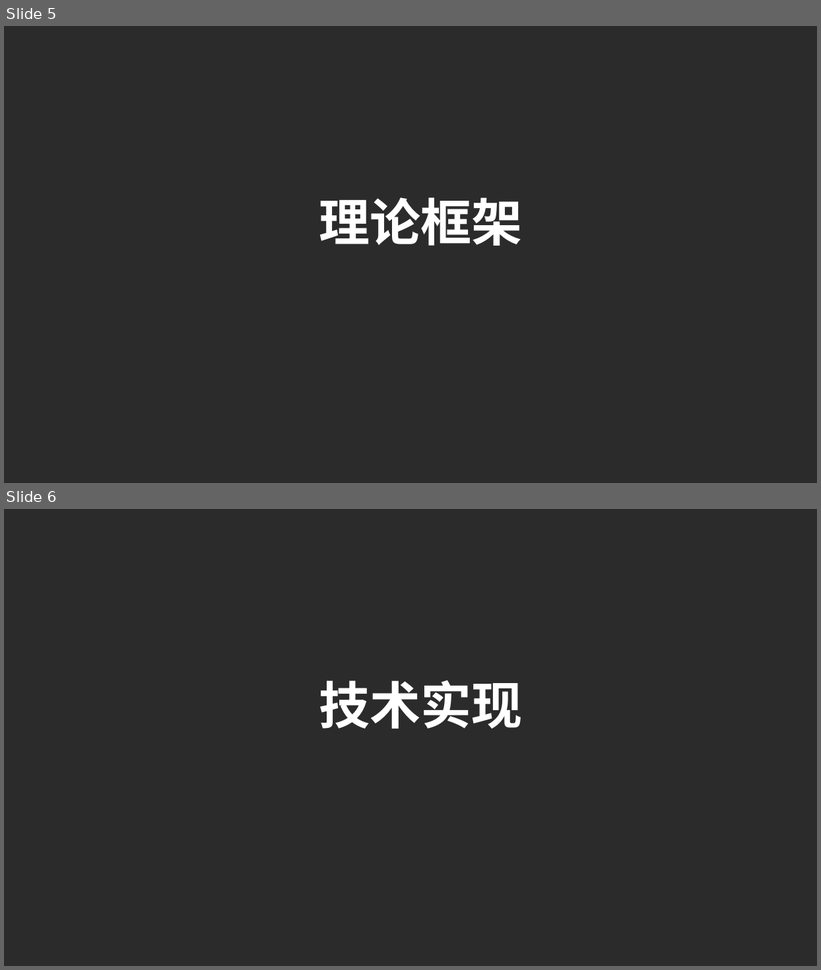
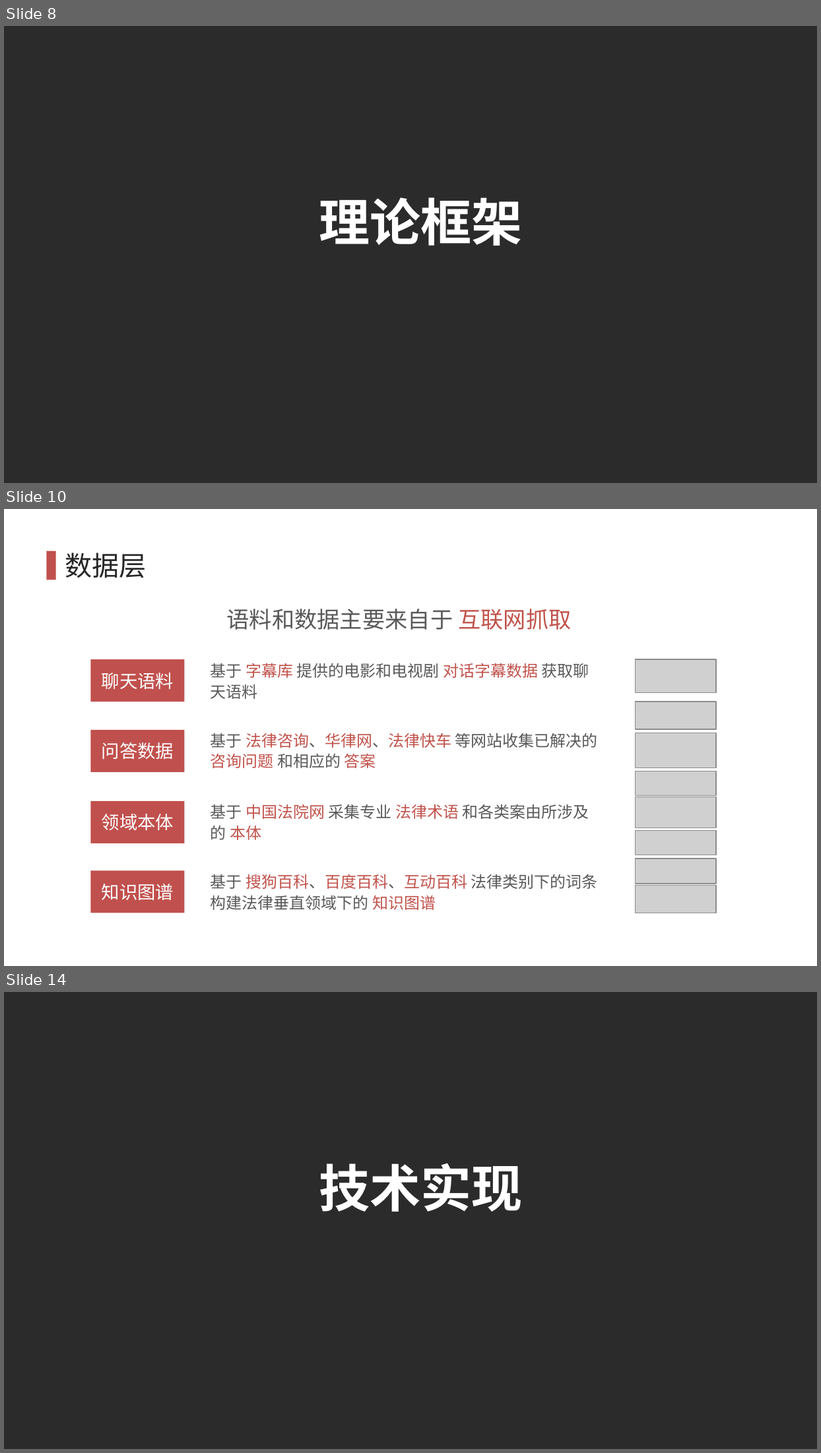
Before and after one commit to HonlanWork/sh_chatbot, a slide deck: ppt/DeepLaw.pptx. Shown one above the other, each under a label of ours: slides 5 and 6 before the commit, slides 8, 10 and 14 after it; the slides between them are not shown. The pictures are 821x970 and 821x1453 pixels, drawn with LibreOffice and Linux fonts; fonts in the diff are those of the drawing; grey boxes stand for pictures; background and template pictures are left out; a plain dark background stands for a picture behind light text. Boxes give left, top, right and bottom in pixels: in the first picture for what was removed or moved away, otherwise in the second. Text is boxed around its words. In the diff, an @@ line names an element or a change of style, - is before the commit and + after.

```diff
--- a/ppt/DeepLaw.pptx
+++ b/ppt/DeepLaw.pptx
@@ slide 10 added at <box>4,509,817,966</box>, background #FFFFFF @@
@@ rectangle added at <box>46,551,56,580</box>, fill #C0504D @@
@@ title added at <box>65,553,146,578</box>, 24 pt, text #262626 @@
+数据层
@@ text added at <box>227,609,571,630</box>, 20 pt, text #595959 @@
+语料和数据主要来自于 互联网抓取
@@ rectangle added at <box>91,659,185,702</box>, fill #C0504D, 16 pt, text #FFFFFF @@
+聊天语料
@@ text added at <box>211,663,589,699</box>, 14 pt, text #595959 @@
+基于 字幕库 提供的电影和电视剧 对话字幕数据 获取聊天语料
@@ picture added at <box>636,659,716,692</box> @@
@@ picture added at <box>636,702,716,729</box> @@
@@ rectangle added at <box>91,730,185,772</box>, fill #C0504D, 16 pt, text #FFFFFF @@
+问答数据
@@ text added at <box>211,733,598,768</box>, 14 pt, text #595959 @@
+基于 法律咨询、华律网、法律快车 等网站收集已解决的 咨询问题 和相应的 答案
@@ picture added at <box>636,733,716,768</box> @@
@@ picture added at <box>636,772,716,796</box> @@
@@ rectangle added at <box>91,802,185,844</box>, fill #C0504D, 16 pt, text #FFFFFF @@
+领域本体
@@ text added at <box>211,805,589,840</box>, 14 pt, text #595959 @@
+基于 中国法院网 采集专业 法律术语 和各类案由所涉及的 本体
@@ picture added at <box>636,797,716,828</box> @@
@@ picture added at <box>636,831,716,855</box> @@
@@ picture added at <box>636,859,716,884</box> @@
@@ rectangle added at <box>91,871,185,913</box>, fill #C0504D, 16 pt, text #FFFFFF @@
+知识图谱
@@ text added at <box>211,875,598,910</box>, 14 pt, text #595959 @@
+基于 搜狗百科、百度百科、互动百科 法律类别下的词条构建法律垂直领域下的 知识图谱
@@ picture added at <box>636,885,716,913</box> @@
@@ what was slide 5 is now slide 8 @@
@@ what was slide 6 is now slide 14 @@
```
Also in this commit, not shown: 9 other slides added, 1 other file.
